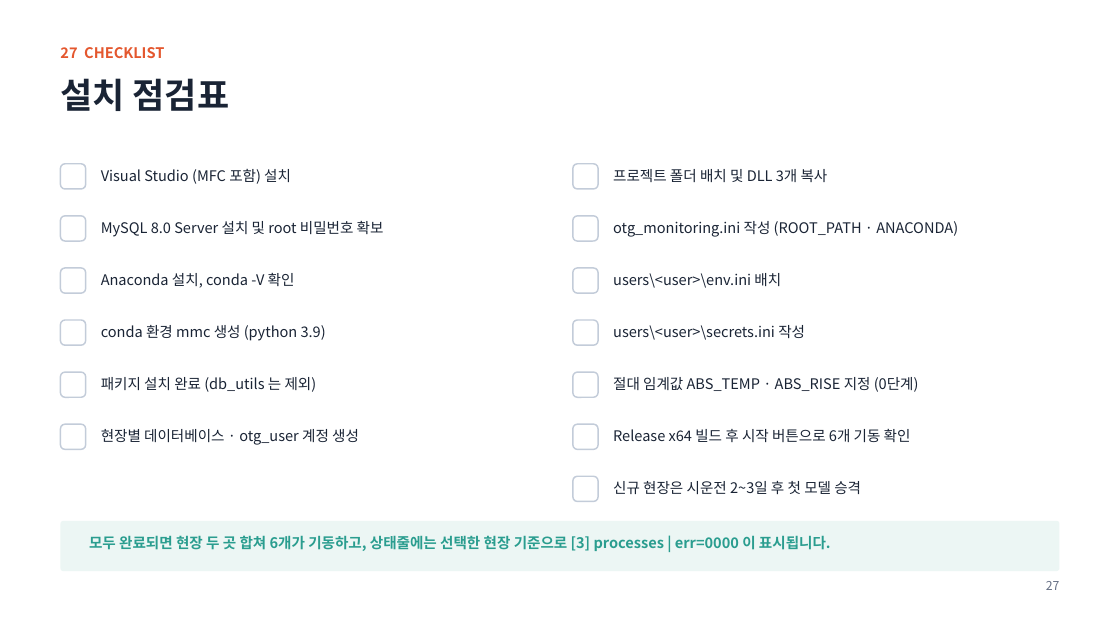
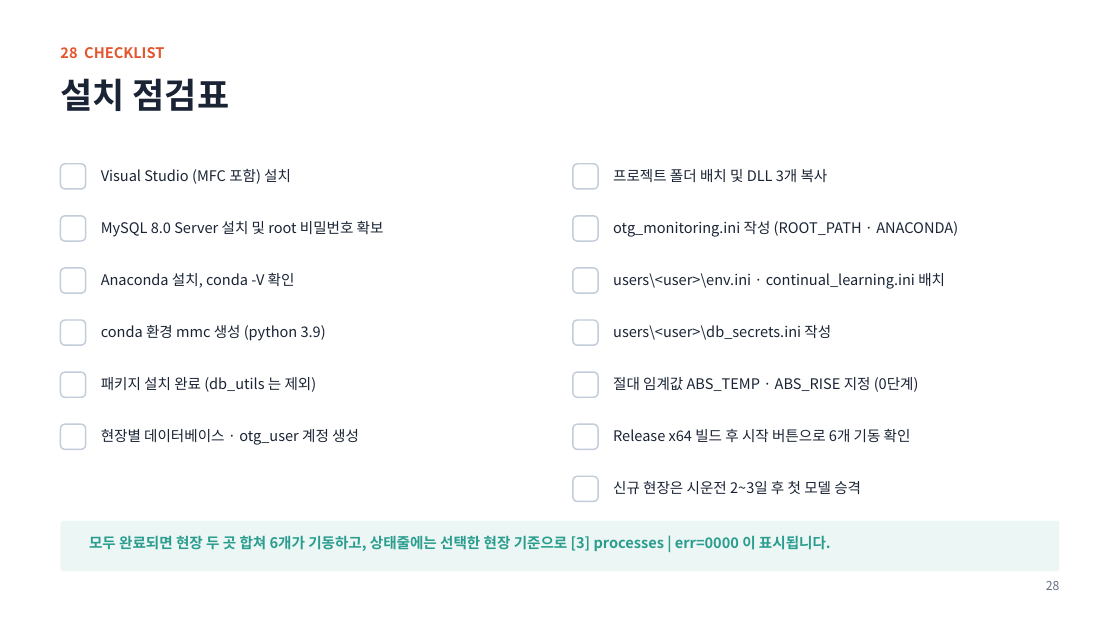
Before and after one commit to oskwon65/MultiModal_FireCam, a slide deck: slide 29 of 멀티모달_화재감지_모니터링_설치매뉴얼.pptx (slide 28 before the commit). Drawn at 1120x630 pixels with LibreOffice and Linux fonts; fonts in the diff are those of the drawing. Boxes give left, top, right and bottom in pixels: in the first picture for what was removed or moved away, otherwise in the second. Text is boxed around its words. In the diff, an @@ line names an element or a change of style, - is before the commit and + after.

```diff
--- a/멀티모달_화재감지_모니터링_설치매뉴얼.pptx
+++ b/멀티모달_화재감지_모니터링_설치매뉴얼.pptx
@@ text at bbox=[60, 47, 164, 58]: text changed @@
-27 CHECKLIST
+28 CHECKLIST
@@ text at bbox=[613, 273, 945, 289]: text changed @@
-users\<user>\env.ini 배치
+users\<user>\env.ini · continual_learning.ini 배치
@@ text at bbox=[613, 325, 831, 340]: text changed @@
-users\<user>\secrets.ini 작성
+users\<user>\db_secrets.ini 작성
@@ text at bbox=[1046, 581, 1060, 590]: text changed @@
-27
+28
```
Also in this commit, not shown: 11 other slides changed, 1 slide added, 2 other files.
